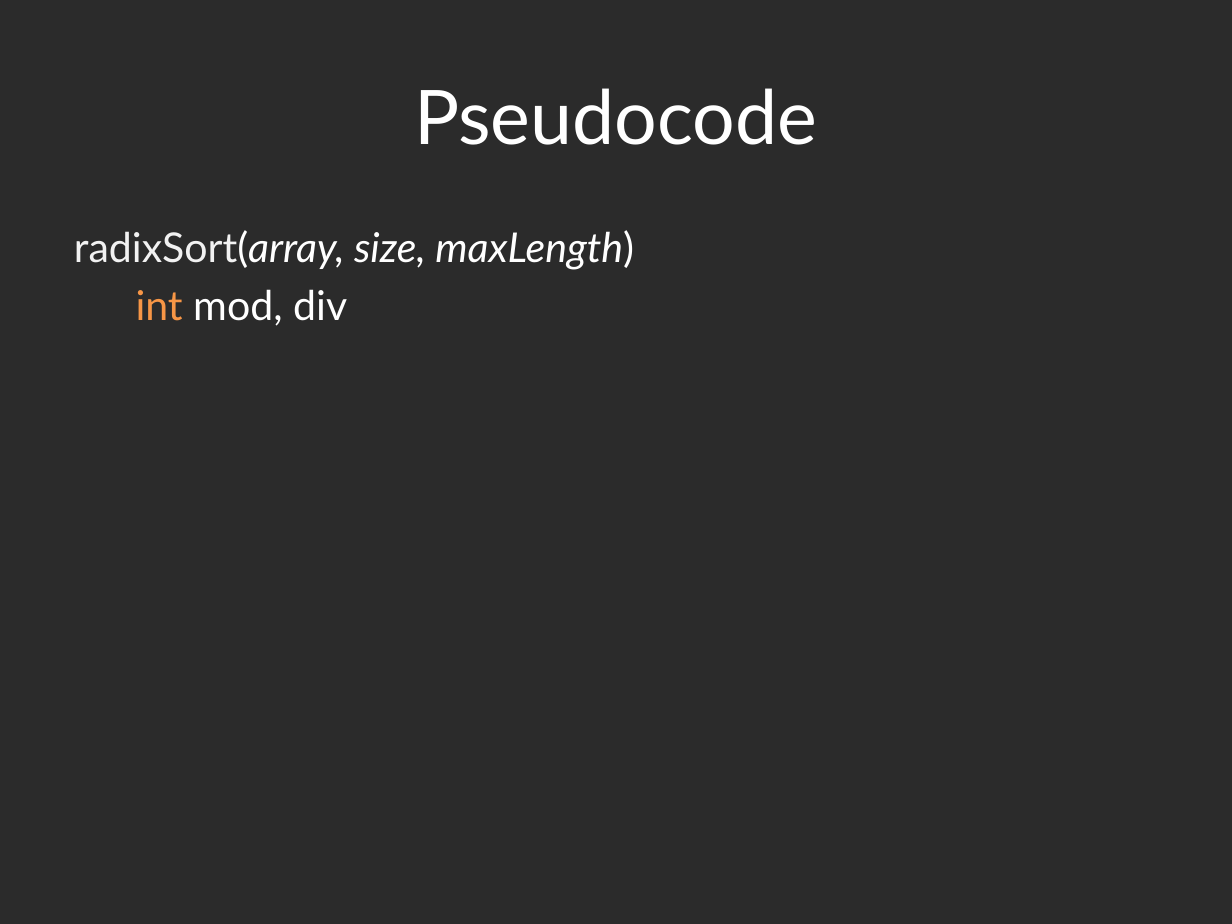
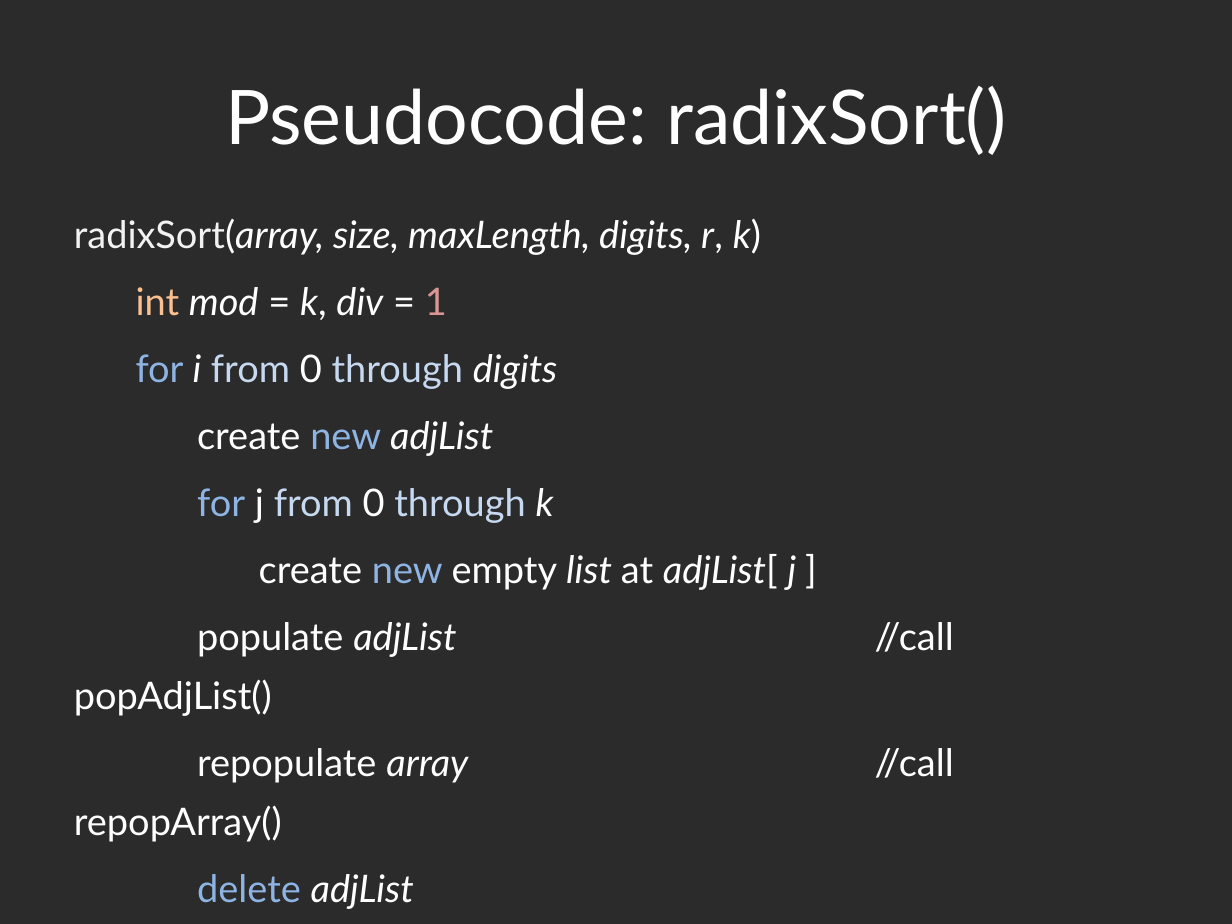
Before and after one commit to hyoshid1/project375, a slide deck: slide 5 of presentation.pptx (slide 4 before the commit). Drawn at 1232x924 pixels with LibreOffice and Linux fonts; fonts in the diff are those of the drawing; background and template pictures are left out; a plain dark background stands for a picture behind light text. Boxes give left, top, right and bottom in pixels: in the first picture for what was removed or moved away, otherwise in the second. Text is boxed around its words. In the diff, an @@ line names an element or a change of style, - is before the commit and + after.

```diff
--- a/presentation.pptx
+++ b/presentation.pptx
@@ title at (225, 86, 1006, 155): text changed @@
-Pseudocode
+Pseudocode: radixSort()
@@ text at (74, 219, 954, 909): text changed; size 24 to 22.2 pt @@
-radixSort(array, size, maxLength)
-int mod, div
+radixSort(array, size, maxLength, digits, r, k)
+int mod = k, div = 1
+for i from 0 through digits
+create new adjList
+for j from 0 through k
+create new empty list at adjList[ j ]
+populate adjList //call popAdjList()
+repopulate array //call repopArray()
+delete adjList
+update mod, div
```
Also in this commit, not shown: 3 slides added, 2 other files.
